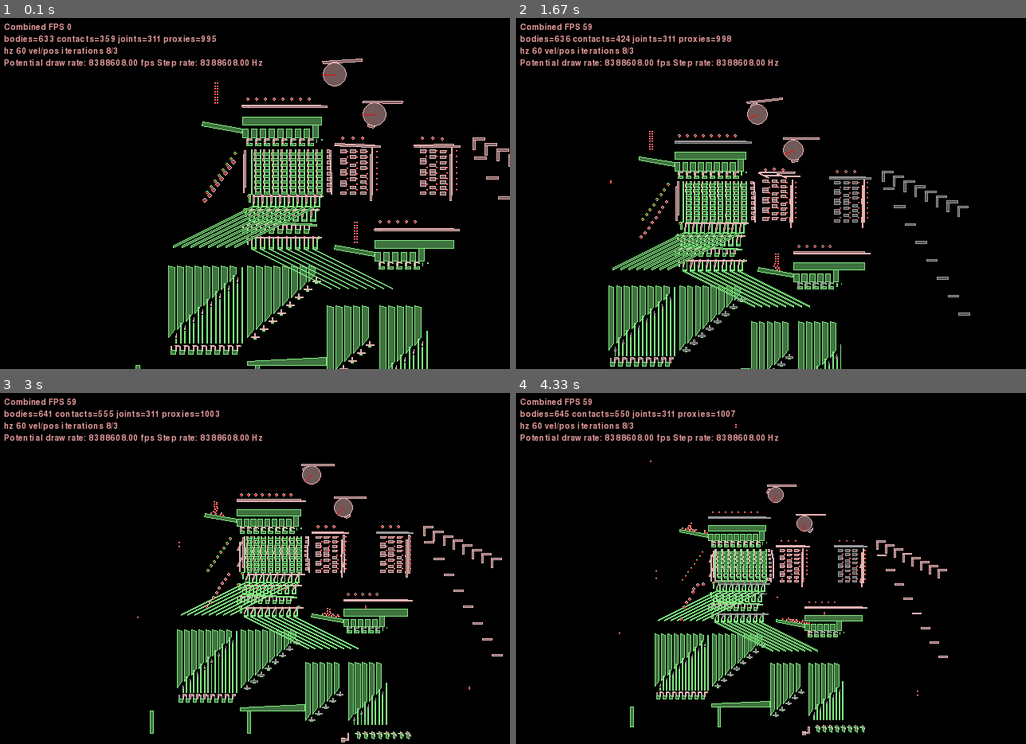
Above: before the commit, frames 1-4 (two rows, left to right).
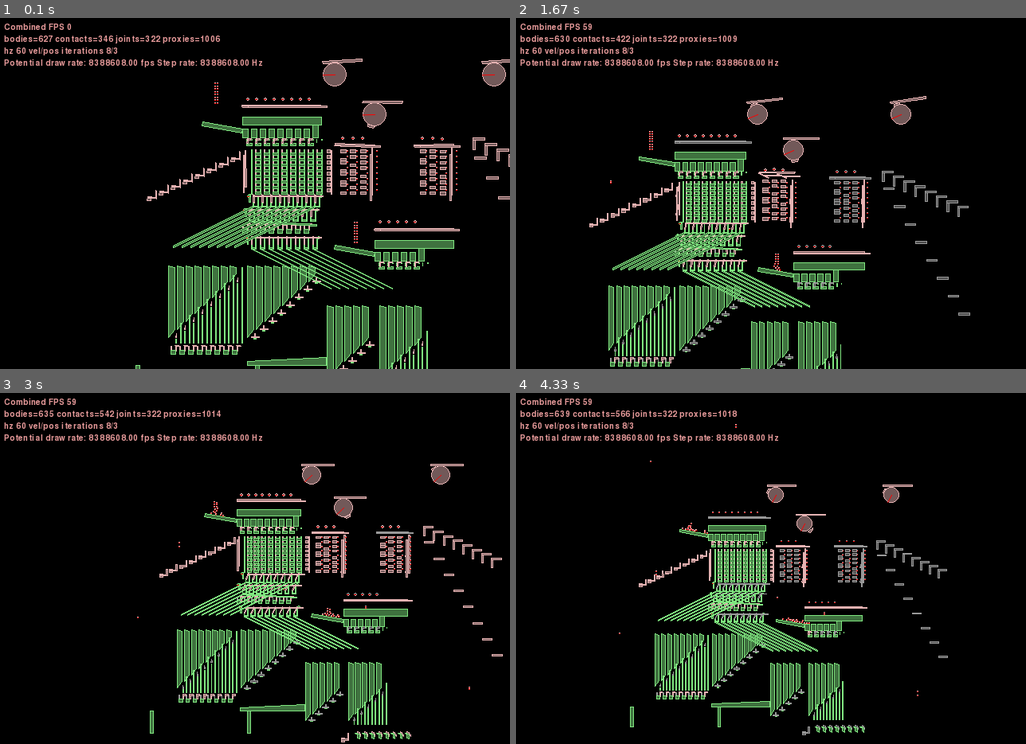
Above: after the commit, the same moments.

Repository: jmacarthur/box2d-ssem
Game: pygame game, started from main.py
Two runs of this game, one before a commit and one after it. Both use one fixed random seed, a clock stepped at 60 frames per second and the inputs below.
Inputs (mouse positions are in pixels of both pictures, inside the frame that each line leads up to):
- Up to frame 1 (0.1 s): no input
- Up to frame 2 (1.67 s): hold Right 0.33-0.8 s; move the mouse to (750, 193) at 0.37 s; hold Up 0.83-1.13 s; move the mouse to (771, 204) at 0.87 s; tap Space at 0.9, 1.23, 1.53 s; tap X at 0.98 s; hold Right 1.17-1.63 s; move the mouse to (648, 179) at 1.2 s
- Up to frame 3 (3 s): hold Left 1.67-2.2 s; move the mouse to (306, 638) at 1.7 s; tap Space at 1.73, 2.03, 2.3, 2.63, 2.93 s; hold Down 2.23-2.53 s; move the mouse to (96, 642) at 2.27 s; tap X at 2.38 s; hold Left 2.57-2.97 s; move the mouse to (443, 687) at 2.6 s
- Up to frame 4 (4.33 s): hold Up 3-3.37 s; move the mouse to (832, 586) at 3.03 s; tap Space at 3.07, 3.47, 3.77, 4.13 s; hold Right 3.4-4.03 s; move the mouse to (781, 424) at 3.43 s; tap X at 3.55 s; hold Down from 4.07 s (still down); move the mouse to (648, 477) at 4.1 s

The runs differ from the first frame. In frame 1, 1.2% of the frame differs, in the area x 8-100%, y 4-53%; in frame 2, 0.8%; in frame 3, 1.1%; in frame 4, 1.6%, in the area x 8-85%, y 4-98%.

Commit message:
Add cranks and remove friction from memory sliders

Diff:
--- a/main.py
+++ b/main.py
@@ -292,7 +292,7 @@
                 row_follower_fixtures.append(fixtureDef(shape=circleShape(radius=6.35/2, pos=(selector_no*25+32,14*row+10)), density=1.0, filter=filter(groupIndex=1, categoryBits=0x0002, maskBits=0xFFFE)))
             follower = self.add_multifixture(row_follower_fixtures, xpos+200, 0)
             follower_array.append(follower)
-            self.slide_joint(follower, groundBody, (1,0), limit1=0, limit2=20)
+            self.slide_joint(follower, groundBody, (1,0), limit1=0, limit2=20, friction=False)
 
         self.vertical_rotating_bar(xpos+200+25*selector_rods+14,0,14*memory_rows+5, groundBody)
         return holdoff_bar
@@ -307,7 +307,7 @@
         for col in range(0,8):
             injector = self.add_multifixture(row_injector_fixtures, 0, 7+14*col)
             injectors.append(injector)
-            self.slide_joint(injector, groundBody, (1,0), 7, 17)
+            self.slide_joint(injector, groundBody, (1,0), 7, 17, friction=False)
 
         row_ejector_fixtures = []
         for col in range(0,8):
@@ -323,20 +323,12 @@
             ejector = self.add_multifixture(row_ejector_fixtures, 0, 14*col)
             ejector.attachment_point = (22*col, 0)
             ejectors.append(ejector)
-            self.slide_joint(ejector, groundBody, (1,0), 0, 14)
+            self.slide_joint(ejector, groundBody, (1,0), 0, 14, friction=True)
 
         # Add weights which bias the rows
         for col in range(0,8):
-            circleX = xpos-120+10*col
-            circleY = ypos+14*col+5
-            self.add_static_circle(circleX, circleY, 5)
-            weight = self.add_dynamic_circle(circleX-5, circleY-20, 6, density=50.0)
-            self.pulley_joint(ejectors[col],
-                              weight,
-                              ejectors[col].attachment_point,
-                              weight.attachment_point,
-                              (circleX,circleY+5),
-                              (circleX-5,circleY))
+            crank = self.crank_left_up(xpos-250+30*col, ypos+14*col-10, groundBody)
+            self.distance_joint(ejectors[col], crank, ejectors[col].attachment_point, crank.attachment_point)
 
 
         self.memory_followers = []
@@ -352,7 +344,7 @@
 	                                   collideConnected=False)
 
         # Gate returner to push all the memory rows back in
-        self.vertical_rotating_bar(xpos-30,20,14*memory_rows-20, groundBody)
+        self.memory_returning_gate = self.vertical_rotating_bar(xpos-30,20,14*memory_rows-20, groundBody)
 
         # Wall on the left of the memory to create the final channel
         memory_fixed = self.add_static_polygon(box_polygon(3,14*8), -10,0, filter=filter(groupIndex=0, categoryBits=0x0001, maskBits=0xFFFF))
@@ -377,6 +369,15 @@
 
             self.injector_cranks[i]
 
+    def crank_left_up(self, xpos, ypos, attachment_body):
+        crank_fixture_1 = fixtureDef(shape=makeBox(-20,0,20,3), density=1.0, filter=filters[0])
+        crank_fixture_2 = fixtureDef(shape=makeBox(0,0,3,20), density=1.0, filter=filters[0])
+        crank_fixture_3 = fixtureDef(shape=makeBox(-20,-5,10,10), density=10.0, filter=filters[0]) # Heavy weight
+        crank = self.add_multifixture([crank_fixture_1, crank_fixture_2, crank_fixture_3], xpos, ypos)
+        self.revolving_joint(crank, attachment_body, (xpos,ypos))
+        crank.attachment_point=(xpos,ypos+20)
+        return crank
+
     def memory_sender(self, xpos, ypos, attachment_body):
         v1 = [ (0,0), (7,-4), (7,-17), (0,-13) ]
         entrace_poly = [ (-7,2), (0,0), (0,-5), (-7,0) ]
@@ -396,12 +397,8 @@
         blocker_set = self.add_multifixture(blocker_fixtures, xpos, ypos)
         self.slide_joint(attachment_body, blocker_set, (1,0), 0, 15, friction=False)
 
-        crank_fixture_1 = fixtureDef(shape=makeBox(-50,-20,20,3), density=1.0, filter=filters[0])
-        crank_fixture_2 = fixtureDef(shape=makeBox(-30,-20,3,20), density=1.0, filter=filters[0])
-        crank_fixture_3 = fixtureDef(shape=makeBox(-50,-25,10,10), density=10.0, filter=filters[0]) # Heavy weight
-        crank = self.add_multifixture([crank_fixture_1, crank_fixture_2, crank_fixture_3], xpos, ypos)
-        self.revolving_joint(crank, attachment_body, (xpos-30,ypos-20))
-        self.distance_joint(crank, blocker_set, (xpos-50,ypos), (xpos+10,ypos))
+        crank = self.crank_left_up(xpos-30, ypos-20, attachment_body)
+        self.distance_joint(crank, blocker_set, crank.attachment_point, (xpos+10,ypos))
 
     # Interface functions to PyBox2D
 
@@ -633,6 +630,11 @@
         follower_body = self.add_cam(200,300, groundBody, 100)
         self.distance_joint(follower_body, main_memory_holdoff, follower_body.attachment_point, main_memory_holdoff.attachment_point)
 
+        # Cam 2: Memory returner
+        follower_body = self.add_cam(600,300, groundBody, 100)
+        self.distance_joint(follower_body, self.memory_returning_gate, follower_body.attachment_point)
+
+
     def Step(self, settings):
         super(Memory, self).Step(settings)
         for i in range(0,len(self.ball_bearings)):
